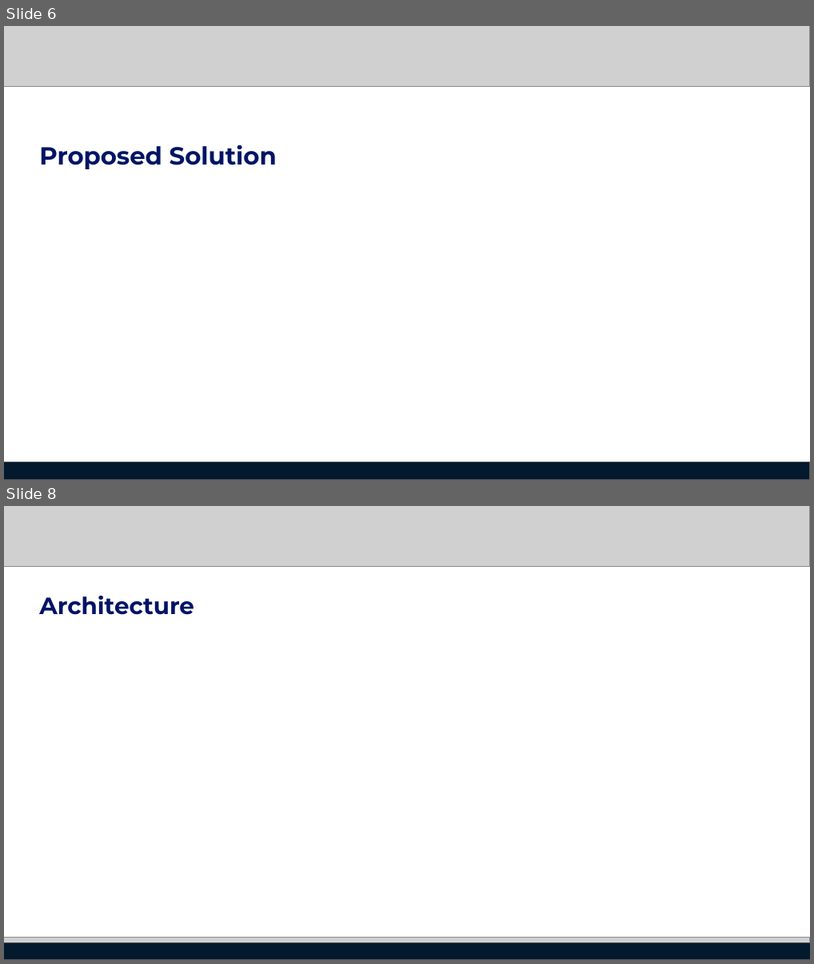
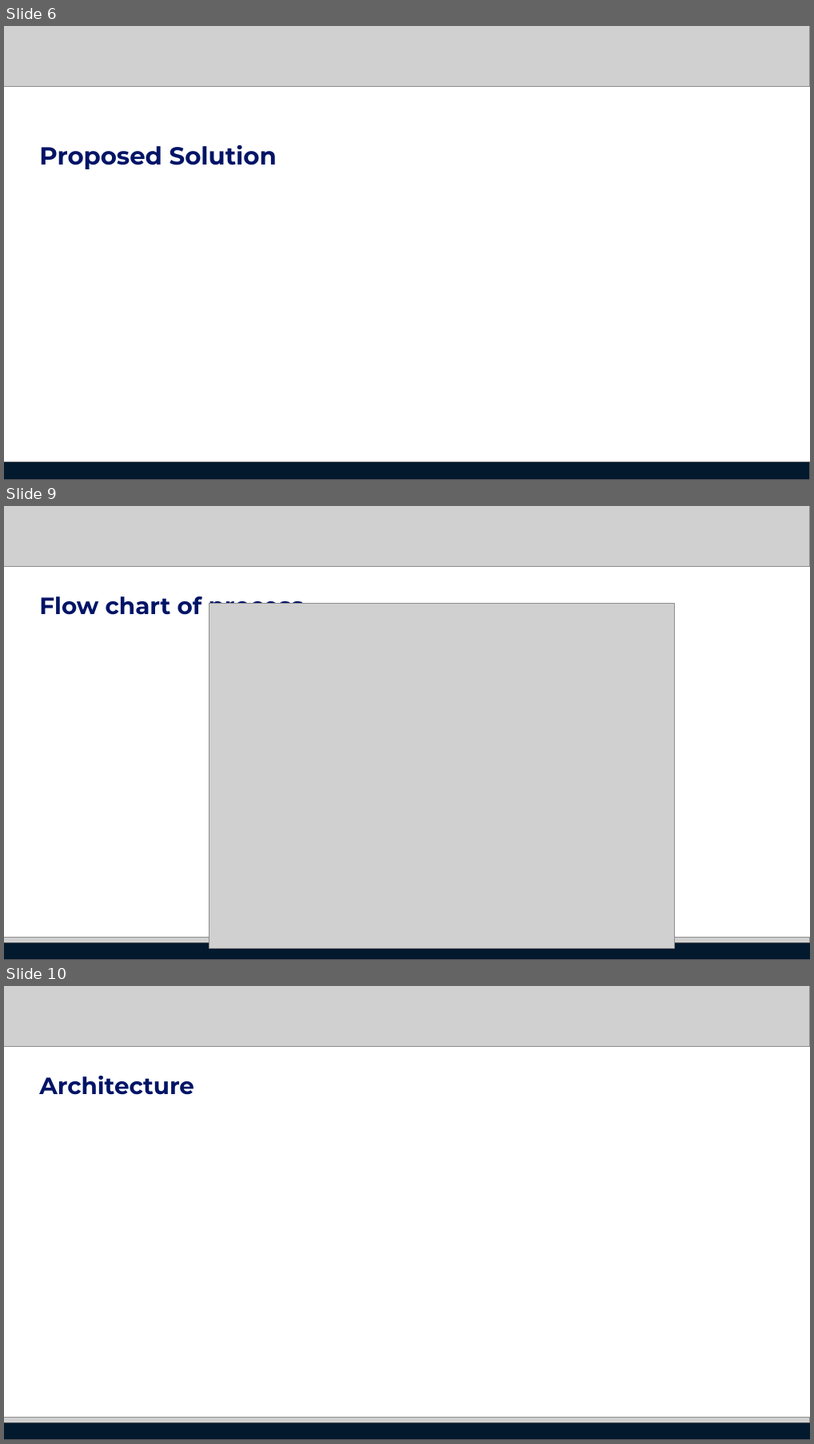
Before and after one commit to hack2skill/National-Agrifunds-Hackathon, a slide deck: main.pptx. Shown one above the other, each under a label of ours: slides 6 and 8 before the commit, slides 6, 9 and 10 after it; the slides between them are not shown. The pictures are 814x964 and 814x1444 pixels, drawn with LibreOffice and Linux fonts; fonts in the diff are those of the drawing; grey boxes stand for pictures. Boxes give left, top, right and bottom in pixels: in the first picture for what was removed or moved away, otherwise in the second. Text is boxed around its words. In the diff, an @@ line names an element or a change of style, - is before the commit and + after.

Commit message:
UML diagrams Added diagrams to ppts. Added uml_models.mdj file the uml_models.mdj is made using StarUML for windows. Added Use Case,Class Diagram,Flow Chart

```diff
--- a/main.pptx
+++ b/main.pptx
@@ slide 9 added at (x1=4, y1=506, x2=810, y2=960), background #FFFFFF @@
@@ picture added at (x1=4, y1=506, x2=810, y2=567) @@
@@ text added at (x1=39, y1=592, x2=304, y2=620), 21 pt, text #001466, bold @@
+Flow chart of process
@@ picture added at (x1=209, y1=604, x2=674, y2=948) @@
@@ picture added at (x1=4, y1=936, x2=810, y2=960) @@
@@ rectangle added at (x1=4, y1=942, x2=810, y2=960), fill #03192E, outline #595959 0.75 pt @@
@@ what was slide 8 is now slide 10 @@
```
Also in this commit, not shown: 5 slides changed, 1 other slide added, 4 other files.
